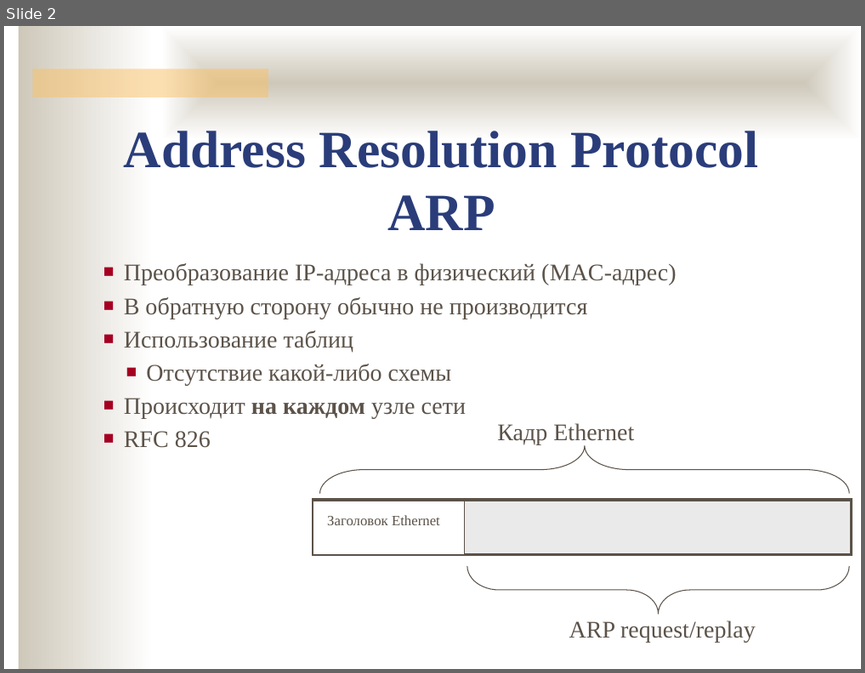
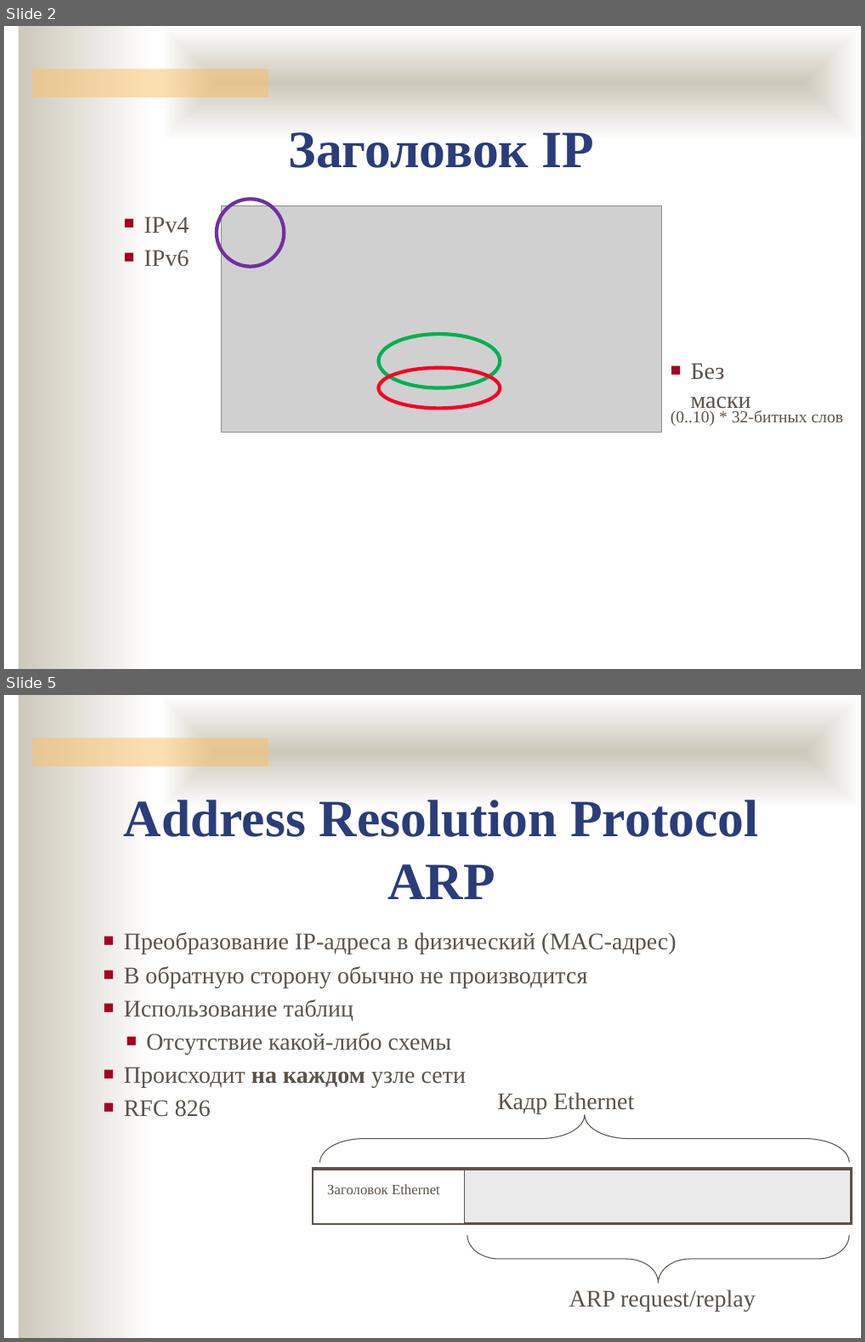
Before and after one commit to ukoloff/nets, a slide deck: 10.pptx. Shown one above the other, each under a label of ours: slide 2 before the commit, slides 2 and 5 after it; the slides between them are not shown. The pictures are 865x673 and 865x1342 pixels, drawn with LibreOffice and Linux fonts; fonts in the diff are those of the drawing; grey boxes stand for pictures; background and template pictures are left out. Boxes give left, top, right and bottom in pixels: in the first picture for what was removed or moved away, otherwise in the second. Text is boxed around its words. In the diff, an @@ line names an element or a change of style, - is before the commit and + after.

```diff
--- a/10.pptx
+++ b/10.pptx
@@ slide 2 added at (x1=4, y1=26, x2=861, y2=669), background #FFFFFF; not listed: 3 template elements that a slide beside it also shows @@
@@ text added at (x1=289, y1=132, x2=595, y2=168), 44 pt, text #2A3D7A, bold @@
+Заголовок IP
@@ ellipse added at (x1=216, y1=199, x2=284, y2=267), outline #7030A0 3 pt @@
@@ text added at (x1=144, y1=216, x2=189, y2=267), 20 pt, text #5B5249 @@
+■ IPv4
+■ IPv6
@@ picture added at (x1=222, y1=206, x2=661, y2=433) @@
@@ ellipse added at (x1=378, y1=334, x2=500, y2=387), outline #00B050 3 pt @@
@@ ellipse added at (x1=378, y1=368, x2=500, y2=408), outline #F40426 3 pt @@
@@ text added at (x1=691, y1=363, x2=751, y2=412), 20 pt, text #5B5249 @@
+■ Без маски
@@ text added at (x1=670, y1=410, x2=844, y2=426), 14 pt, text #5B5249 @@
+(0..10) * 32-битных слов
@@ what was slide 2 is now slide 5 @@
```
Also in this commit, not shown: 2 other slides added, 1 other file.
